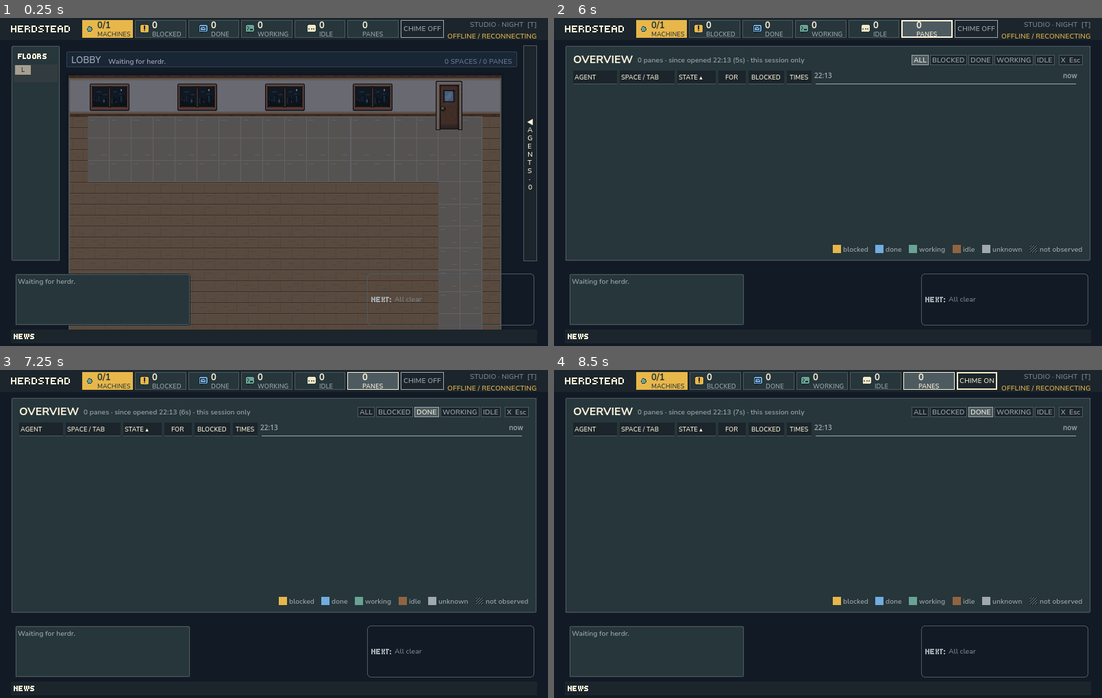
Above: before the commit, frames 1-4 (two rows, left to right).
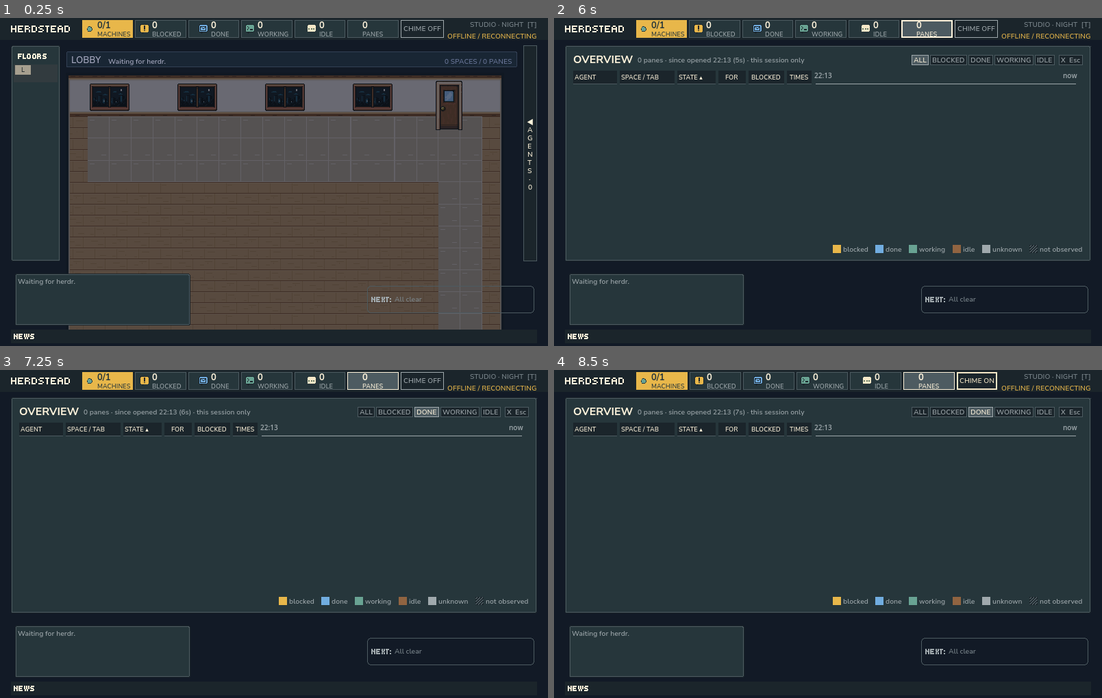
Above: after the commit, the same moments.

Repository: herdstead/herdstead
Game: Godot game, scene res://scenes/office.tscn
Two runs of this game, one before a commit and one after it. Both use one fixed random seed, a clock stepped at 60 frames per second and the inputs below.
Inputs (mouse positions are in pixels of both pictures, inside the frame that each line leads up to):
- Up to frame 1 (0.25 s): no input
- Up to frame 2 (6 s): click (767, 27) at 0.5 s; click (767, 27) at 1.25 s; click (663, 27) at 2 s; click (712, 27) at 2.75 s; click (822, 27) at 3.5 s; click (1041, 83) at 4.27 s; type "12" at 4.35 s; click (871, 27) at 5 s; click (926, 27) at 5.75 s
- Up to frame 3 (7.25 s): click "DONE" at 6.5 s
- Up to frame 4 (8.5 s): click "DONE" at 7.25 s; click "CHIME OFF" at 8 s

The runs differ from the first frame. In frame 1, 0.2% of the frame differs, in the area x 67-98%, y 77-94%; in frame 2, 0.3%; in frame 3, 0.3%; in frame 4, 0.3%.

Commit message:
card: NEXT a one-line pill in card mode; a case for the dead gap
In card mode NEXT stands in the middle of its slot at next_pill_height
(40) rather than filling it (NextSlot centres it; its words are one line
there). At full height and in the modal it still fills its column, where
its words take three lines.

The gap between the card and NEXT was dead by design only; a case now
says so with real input: a desk seen through the gap is not picked by a
click there, and a wheel notch there pans nothing
(test_the_gap_between_the_card_and_next_takes_no_click, RECONCILE floor
17). Run against a gap made live (the panel ignoring the mouse in card
mode), it fails on both: the click picked localapi:p4, the wheel panned 32.

Co-Authored-By: Claude Opus 5.5 (1M context) <noreply@anthropic.com>
Claude-Session: https://claude.ai/code/session_01XwNkJ9eTeohoLyMjsMfgdR

Diff:
--- a/scenes/ui/inspector.tscn
+++ b/scenes/ui/inspector.tscn
@@ -11,6 +11,7 @@
 script = ExtResource("1")
 details_beside_launch_from = 640.0
 card_width = 256.0
+next_pill_height = 40.0
 
 [node name="Frame" type="MarginContainer" parent="."]
 layout_mode = 2
@@ -849,6 +850,7 @@
 layout_mode = 2
 mouse_filter = 2
 theme_override_constants/separation = 0
+alignment = 1
 
 [node name="NextButton" type="Button" parent="Frame/Row/NextSlot"]
 unique_name_in_owner = true
--- a/scripts/ui/inspector.gd
+++ b/scripts/ui/inspector.gd
@@ -199,6 +199,9 @@
 @export var details_beside_launch_from := 0.0
 ## The card's width in card mode (set_card()); the scene sets it.
 @export var card_width := 0.0
+## NEXT's height in card mode, where it is a pill on one line standing in the
+## middle of the slot; elsewhere it fills its column. The scene sets it.
+@export var next_pill_height := 0.0
 
 ## Null until the office connects one; the card then reads and writes through it.
 var _fleet: HerdrFleet
@@ -572,6 +575,9 @@
 	frame.custom_minimum_size.x = card_width if carded else 0.0
 	var gap: Control = %CardGap
 	gap.visible = carded
+	var next_button: Control = %NextButton
+	next_button.size_flags_vertical = Control.SIZE_SHRINK_CENTER if carded else Control.SIZE_EXPAND_FILL
+	next_button.custom_minimum_size.y = next_pill_height if carded else 0.0
 	empty.visible = _pane == null
 	no_pane.visible = not _compact
 	next.vertical = not _compact
--- a/tools/test_office_reconcile.gd
+++ b/tools/test_office_reconcile.gd
@@ -487,6 +487,48 @@
 	_done(office)
 
 
+## On a screen tall enough the compact panel is a card at the bottom-left and
+## NEXT stands at the right end; the office shows between them but takes no
+## click and no wheel there (the user's choice: a dead gap). A real click on a
+## desk seen through the gap picks nothing; a wheel notch there pans nothing.
+func test_the_gap_between_the_card_and_next_takes_no_click() -> void:
+	var office := await _live_office()
+	await _frames(4)
+	var hud := office.hud
+	_check(hud.inspector.card(), "800x480 is tall enough for the card")
+	var gap: Control = hud.inspector.get_node("%CardGap")
+	_check(gap.is_visible_in_tree(), "the gap stands between the card and NEXT")
+	var hole := gap.get_global_rect()
+	var seen: OfficeStation = null
+	var at := Vector2.ZERO
+	for down: float in [0.0, 48.0, 96.0, 144.0, 192.0]:
+		office.camera.pan = Vector2(0.0, down)
+		await _frames(2)
+		for station in _seats(office):
+			var point := station.target_rect().get_center() - office.camera.position
+			if hole.has_point(point) and station.pane_key != office.picked_key:
+				seen = station
+				at = point
+				break
+		if seen != null:
+			break
+	_check(seen != null, "a desk shows through the gap")
+	if seen == null:
+		_done(office)
+		return
+	var before := office.picked_key
+	await _click(at)
+	await _frames(2)
+	_eq(office.picked_key, before, "a click on it through the gap picks nothing")
+	_check(not office.camera.dragging, "the office never saw the press")
+	var pan := office.camera.pan
+	root.push_input(_mouse_button(at, MOUSE_BUTTON_WHEEL_DOWN, true), true)
+	root.push_input(_mouse_button(at, MOUSE_BUTTON_WHEEL_DOWN, false), true)
+	await _frames(2)
+	_eq(office.camera.pan, pan, "and a wheel there pans nothing")
+	_done(office)
+
+
 func _shadow_holder(office: OfficeScene, table: OfficeTable) -> Node2D:
 	var matches: Array[Node2D] = []
 	for node in office.world.find_children("SeatContacts", "Node2D", true, false):
Not shown, changed: tools/run_tests.sh
